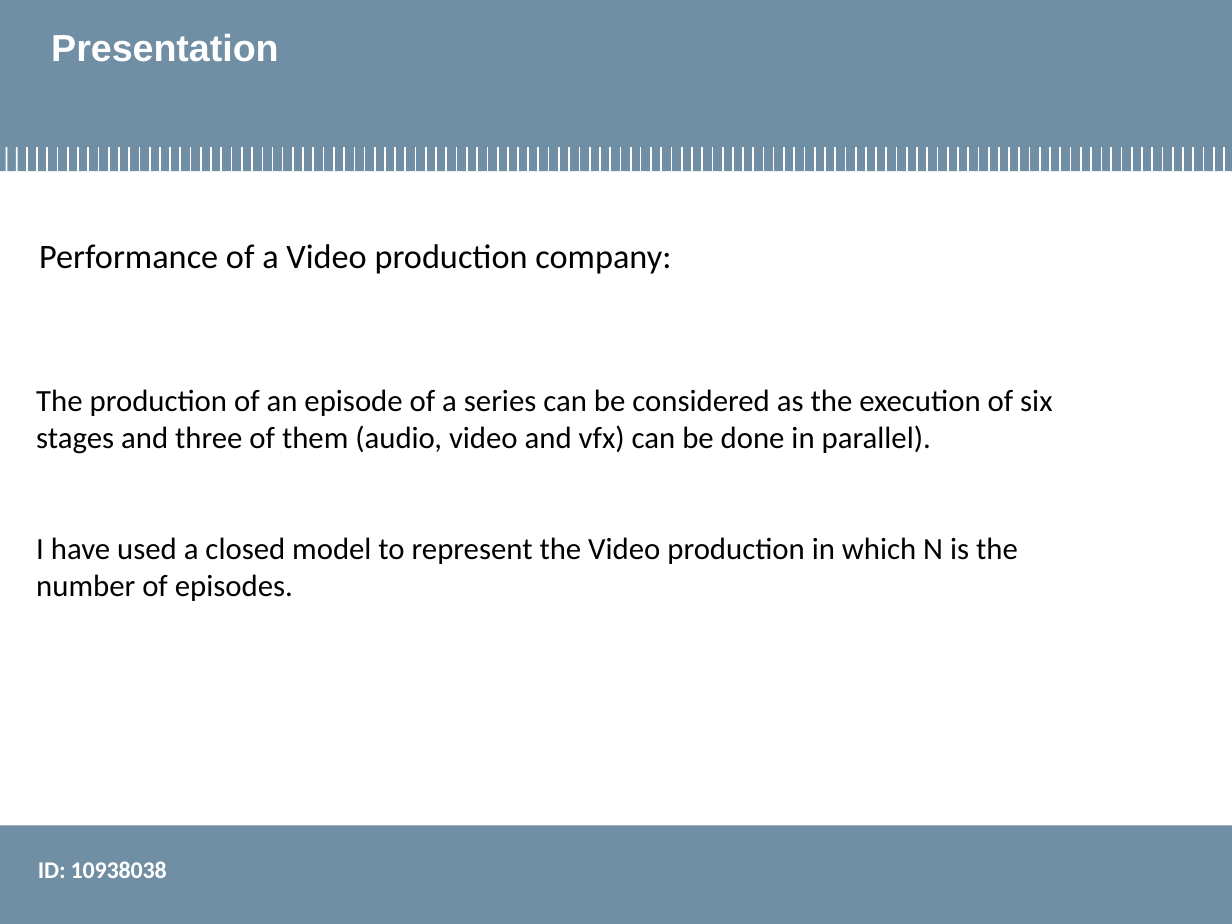
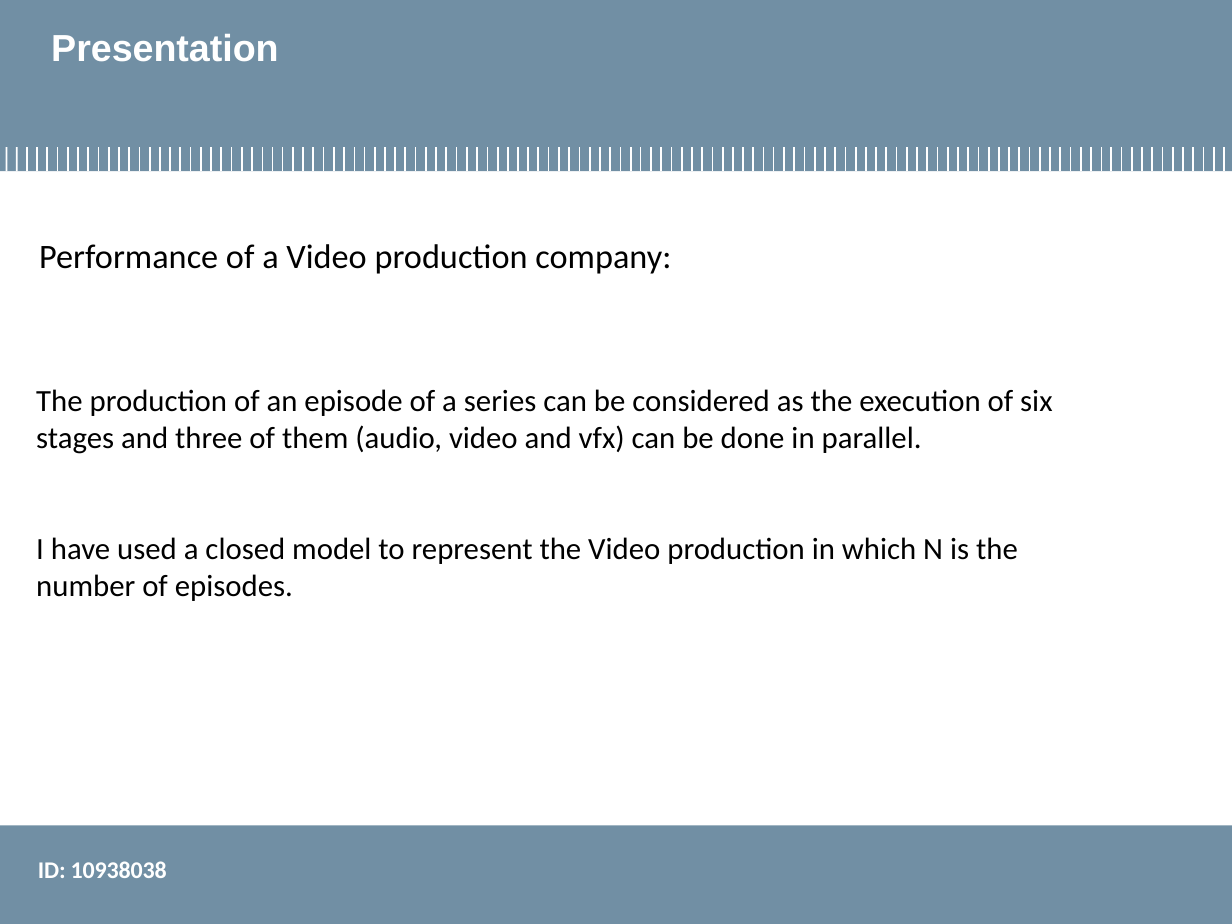
Before and after one commit to smn07/performance_evaluation_application, a slide deck: slide 2 of Final_Project/finalProject_10938038.pptx. Drawn at 1232x924 pixels with LibreOffice and Linux fonts; fonts in the diff are those of the drawing; background and template pictures are left out. Boxes give left, top, right and bottom in pixels: in the first picture for what was removed or moved away, otherwise in the second. Text is boxed around its words. In the diff, an @@ line names an element or a change of style, - is before the commit and + after.

```diff
--- a/Final_Project/finalProject_10938038.pptx
+++ b/Final_Project/finalProject_10938038.pptx
@@ text at (36, 389, 1052, 601): text changed @@
-The production of an episode of a series can be considered as the execution of six stages and three of them (audio, video and vfx) can be done in parallel).
-I have used a closed model to represent the Video production in which N is the number of episodes.
+The production of an episode of a series can be considered as the execution of six stages and three of them (audio, video and vfx) can be done in parallel.
+I have used a closed model to represent the Video production in which N is the number of episodes.
```
Also in this commit, not shown: 6 other slides changed, 1 other file.
